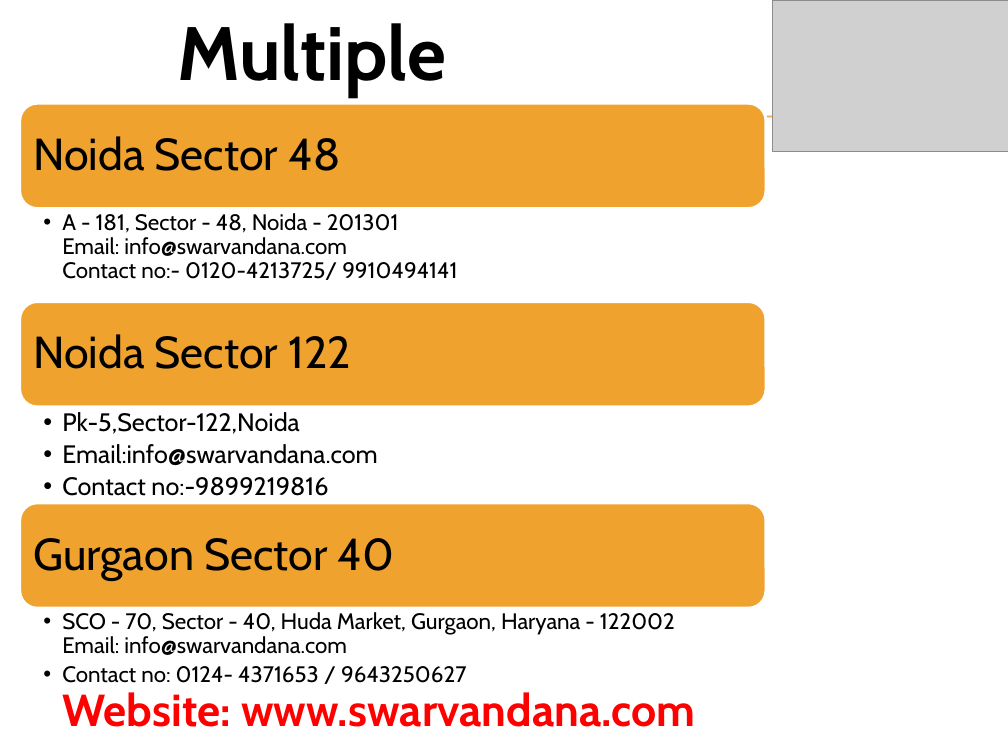
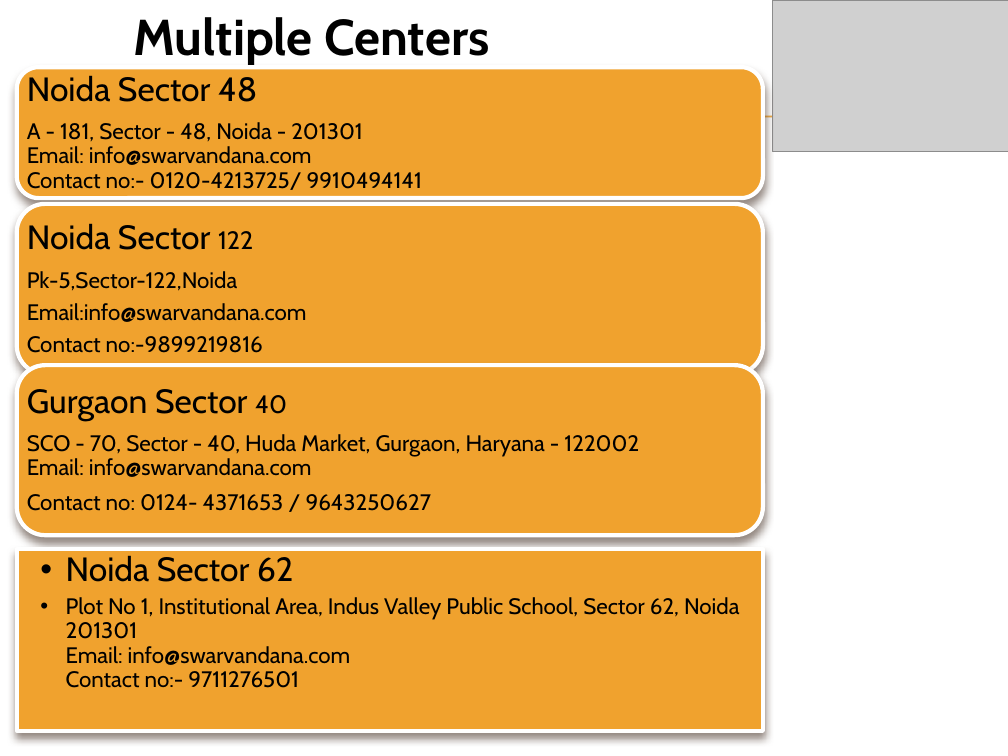
Before and after one commit to mdagar/DBMSwarVandana, a slide deck: slide 3 of DBM_SwarVandana/Content/Downloads/Welcome Presentation.pptx. Drawn at 1008x756 pixels with LibreOffice and Linux fonts; fonts in the diff are those of the drawing; grey boxes stand for pictures; background and template pictures are left out. Boxes give left, top, right and bottom in pixels: in the first picture for what was removed or moved away, otherwise in the second. Text is boxed around its words. In the diff, an @@ line names an element or a change of style, - is before the commit and + after.

```diff
--- a/DBM_SwarVandana/Content/Downloads/Welcome Presentation.pptx
+++ b/DBM_SwarVandana/Content/Downloads/Welcome Presentation.pptx
@@ text at (134,17,490,65): text changed; size 54 to 36 pt @@
-Multiple centers
+Multiple Centers
@@ text "Noida Sector 48": place and size @@
-text "Noida Sector 48" at (62,213,457,280)
+text "Noida Sector 48" at (27,75,422,193)
@@ rounded rectangle: place and size @@
-rounded rectangle at (20,103,766,208)
+rounded rectangle at (17,68,763,199)
@@ text at (27,75,257,102): paragraph added @@
+Noida Sector 48
@@ text at (27,122,422,193): bullet •• to none; list level 2 to 1 in "A - 181, Sector - ..." @@
@@ text removed at (33,136,340,171) @@
-Noida Sector 48
@@ text "Noida Sector 122": place and size @@
-text "Noida Sector 122" at (62,412,378,496)
+text "Noida Sector 122" at (27,223,307,353)
@@ rounded rectangle: place and size @@
-rounded rectangle at (20,301,766,406)
+rounded rectangle at (17,204,763,374)
@@ text at (27,223,253,250): paragraph added @@
+Noida Sector 122
@@ text at (27,271,307,353): size 18 to 16 pt in "Pk-5,Sector-122,Noida", "Email:info@swarvandana.com", "Contact no:-9899219816"; bullet •• to none; list level 2 to 1 in "Pk-5,Sector-122,Noida"; list level 2 to 1 in "Email:info@swarvandana.com"; list level 2 to 1 in "Contact no:-9899219816" @@
@@ text removed at (33,334,351,369) @@
-Noida Sector 122
@@ vertical alignment top to middle in 3 elements at (27,75,422,193), (27,223,307,353), (27,389,639,511) @@
@@ outline #FFFFFF 2 pt to #FFFFFF 3 pt; shadow on in 3 elements at (17,68,763,199), (17,204,763,374), (17,365,763,535) @@
@@ text "Gurgaon Sector 40": place and size @@
-text "Gurgaon Sector 40" at (62,612,696,727)
+text "Gurgaon Sector 40" at (27,389,639,511)
@@ rounded rectangle: place and size @@
-rounded rectangle at (20,503,766,608)
+rounded rectangle at (17,365,763,535)
@@ text at (27,389,287,421): paragraph added @@
+Gurgaon Sector 40
@@ text at (27,434,639,477): bullet •• to none; list level 2 to 1 in "SCO - 70, Sector - ..." @@
@@ text at (27,494,431,511): text changed @@
-  •• Contact no: 0124- 4371653 / 9643250627
-     Website: www.swarvandana.com
+Contact no: 0124- 4371653 / 9643250627
@@ text removed at (33,538,395,580) @@
-Gurgaon Sector 40
@@ rectangle added at (17,549,763,731), fill #F0A22E, outline #FFFFFF 3 pt @@
@@ text added at (66,555,740,688), 16 pt, text #000000 @@
+  •• Noida Sector 62
+  •• Plot No 1, Institutional Area, Indus Valley Public School, Sector 62, Noida 201301
+     Email: info@swarvandana.com
+     Contact no:- 9711276501
```
Also in this commit, not shown: 4 other slides changed, 1 other file.
